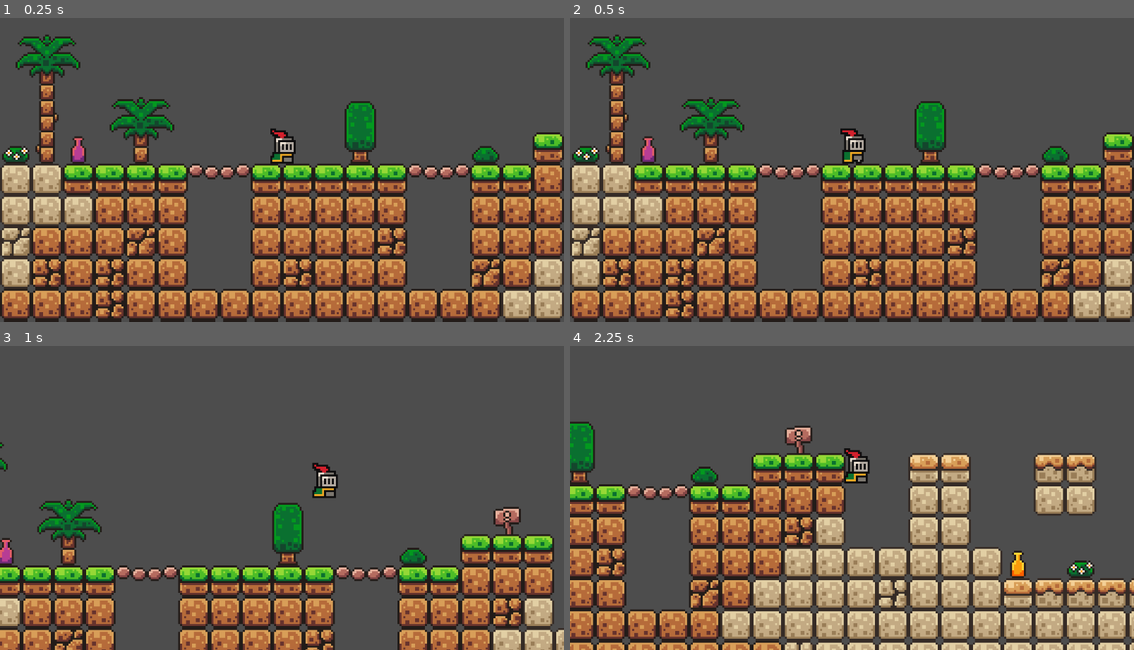
Above: before the commit, frames 1-4 (two rows, left to right).
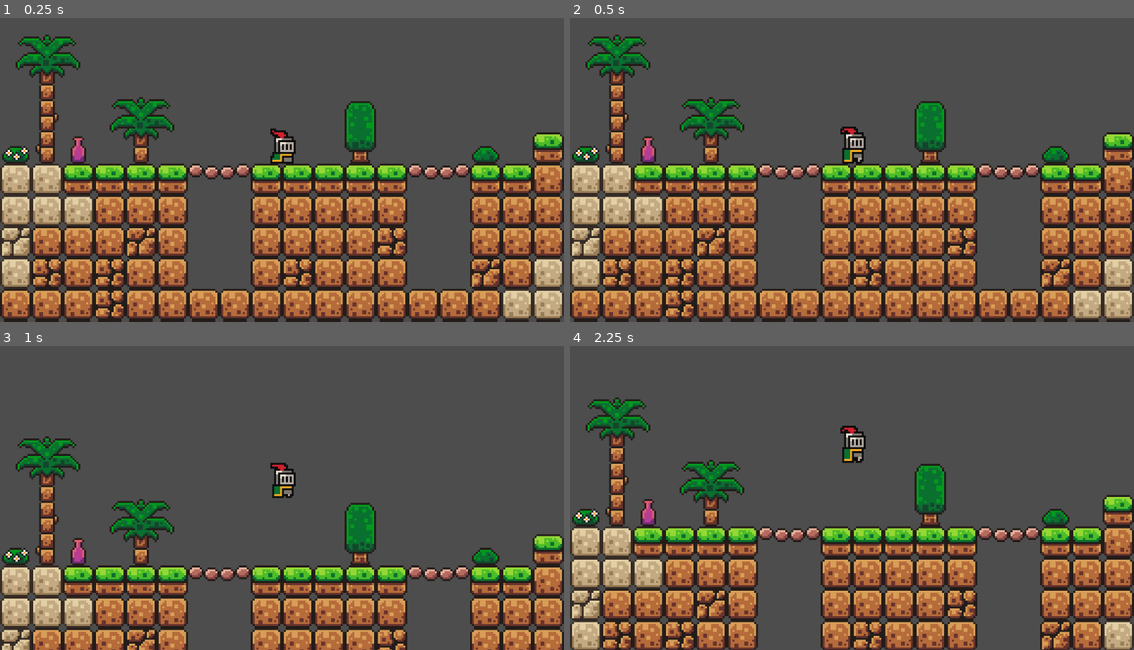
Above: after the commit, the same moments.

Repository: Mithyc0/Godot-Game
Game: Godot game, scene res://scenes/game.tscn
Same seed, same stepped clock (60 frames per second), same inputs: the game is played once before the commit and once after it.
Inputs:
- Up to frame 1 (0.25 s): no input
- Up to frame 2 (0.5 s): no input
- Up to frame 3 (1 s): tap Enter (ui_accept) at 0.5, 0.6, 0.77 s; hold Right (ui_right) from 0.53 s (still down)
- Up to frame 4 (2.25 s): tap Enter (ui_accept) at 1.07, 1.35, 1.52, 1.82, 2.1 s; release Right (ui_right) at 2.03 s; hold Left (ui_left) from 2.03 s (still down)

Frame 1 is identical in both runs. In frame 2, 0.2% of the frame differs, in the area x 48-53%, y 35-47%; in frame 3, 33%; in frame 4, 53%, in the area x 0-100%, y 16-100%.

Commit message:
Movimentos
Agora ele tá com alguns sprites arrumados. E também ele pode olhar para a esquerda

Diff:
--- a/first-game/project.godot
+++ b/first-game/project.godot
@@ -15,6 +15,19 @@
 config/features=PackedStringArray("4.6", "Forward Plus")
 config/icon="res://icon.svg"
 
+[input]
+
+move_left={
+"deadzone": 0.2,
+"events": [Object(InputEventKey,"resource_local_to_scene":false,"resource_name":"","device":-1,"window_id":0,"alt_pressed":false,"shift_pressed":false,"ctrl_pressed":false,"meta_pressed":false,"pressed":false,"keycode":0,"physical_keycode":65,"key_label":0,"unicode":97,"location":0,"echo":false,"script":null)
+]
+}
+move_right={
+"deadzone": 0.2,
+"events": [Object(InputEventKey,"resource_local_to_scene":false,"resource_name":"","device":-1,"window_id":0,"alt_pressed":false,"shift_pressed":false,"ctrl_pressed":false,"meta_pressed":false,"pressed":false,"keycode":0,"physical_keycode":68,"key_label":0,"unicode":100,"location":0,"echo":false,"script":null)
+]
+}
+
 [physics]
 
 3d/physics_engine="Jolt Physics"
--- a/first-game/scenes/player.tscn
+++ b/first-game/scenes/player.tscn
@@ -198,7 +198,12 @@
 }],
 "loop": true,
 "name": &"idle",
-"speed": 10.0
+"speed": 8.0
+}, {
+"frames": [],
+"loop": true,
+"name": &"jump",
+"speed": 5.0
 }, {
 "frames": [{
 "duration": 1.0,
@@ -227,7 +232,7 @@
 }],
 "loop": true,
 "name": &"roll",
-"speed": 10.0
+"speed": 14.0
 }, {
 "frames": [{
 "duration": 1.0,
@@ -288,14 +293,17 @@
 
 [node name="Player" type="CharacterBody2D" unique_id=1699116682]
 z_index = 5
+collision_layer = 3
 script = ExtResource("1_g2els")
 
 [node name="AnimatedSprite2D" type="AnimatedSprite2D" parent="." unique_id=433000963]
 position = Vector2(1, -12)
 sprite_frames = SubResource("SpriteFrames_qlg0r")
-animation = &"idle"
+animation = &"jump"
 autoplay = "idle"
 
 [node name="CollisionShape2D" type="CollisionShape2D" parent="." unique_id=608905814]
 position = Vector2(0, -5)
 shape = SubResource("CircleShape2D_tuyoq")
+
+[connection signal="input_event" from="." to="." method="_on_input_event"]
--- a/first-game/scripts/player.gd
+++ b/first-game/scripts/player.gd
@@ -1,8 +1,7 @@
 extends CharacterBody2D
-
-
+@onready var _animated_sprite = $AnimatedSprite2D # Substitua pelo nome real do nó na cena
 const SPEED = 130.0
-const JUMP_VELOCITY = -300.0
+const  JUMP_VELOCITY = -300.0
 
 
 func _physics_process(delta: float) -> void:
@@ -10,16 +9,22 @@
 	if not is_on_floor():
 		velocity += get_gravity() * delta
 
+	# Get the input direction and handle the movement/deceleration.
+	# As good practice, you should replace UI actions with custom gameplay actions.
+	var direction := Input.get_axis("move_left", "move_right")
+	if direction:
+		velocity.x = direction * SPEED
+		if is_on_floor():
+			_animated_sprite.play("run")
+			_animated_sprite.flip_h = direction < 0
+
+	else:
+		velocity.x = move_toward(velocity.x, 0, SPEED)
+		_animated_sprite.play("idle")
+
 	# Handle jump.
 	if Input.is_action_just_pressed("ui_accept") and is_on_floor():
 		velocity.y = JUMP_VELOCITY
-
-	# Get the input direction and handle the movement/deceleration.
-	# As good practice, you should replace UI actions with custom gameplay actions.
-	var direction := Input.get_axis("ui_left", "ui_right")
-	if direction:
-		velocity.x = direction * SPEED
-	else:
-		velocity.x = move_toward(velocity.x, 0, SPEED)
+		_animated_sprite.play("roll")
 
 	move_and_slide()
